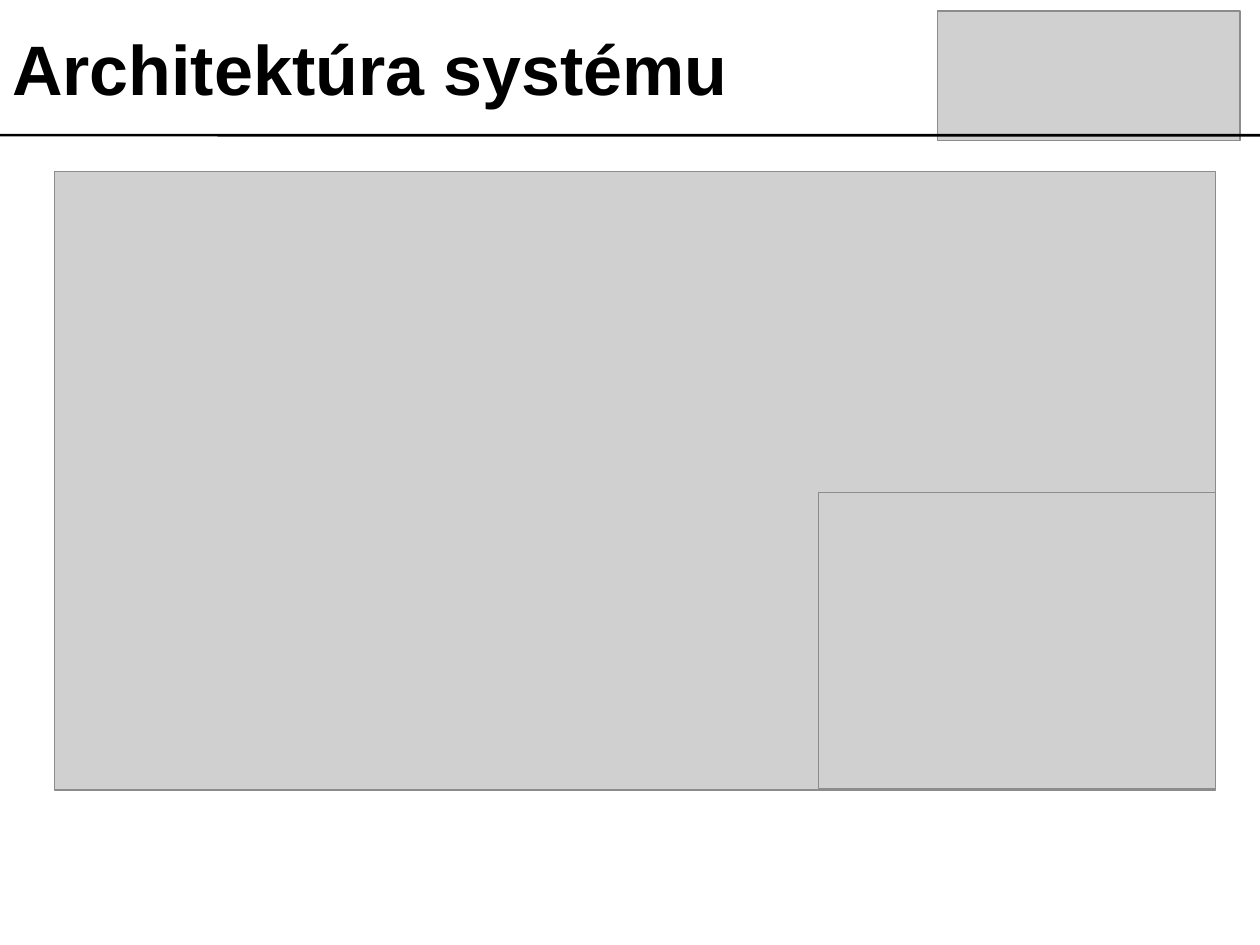
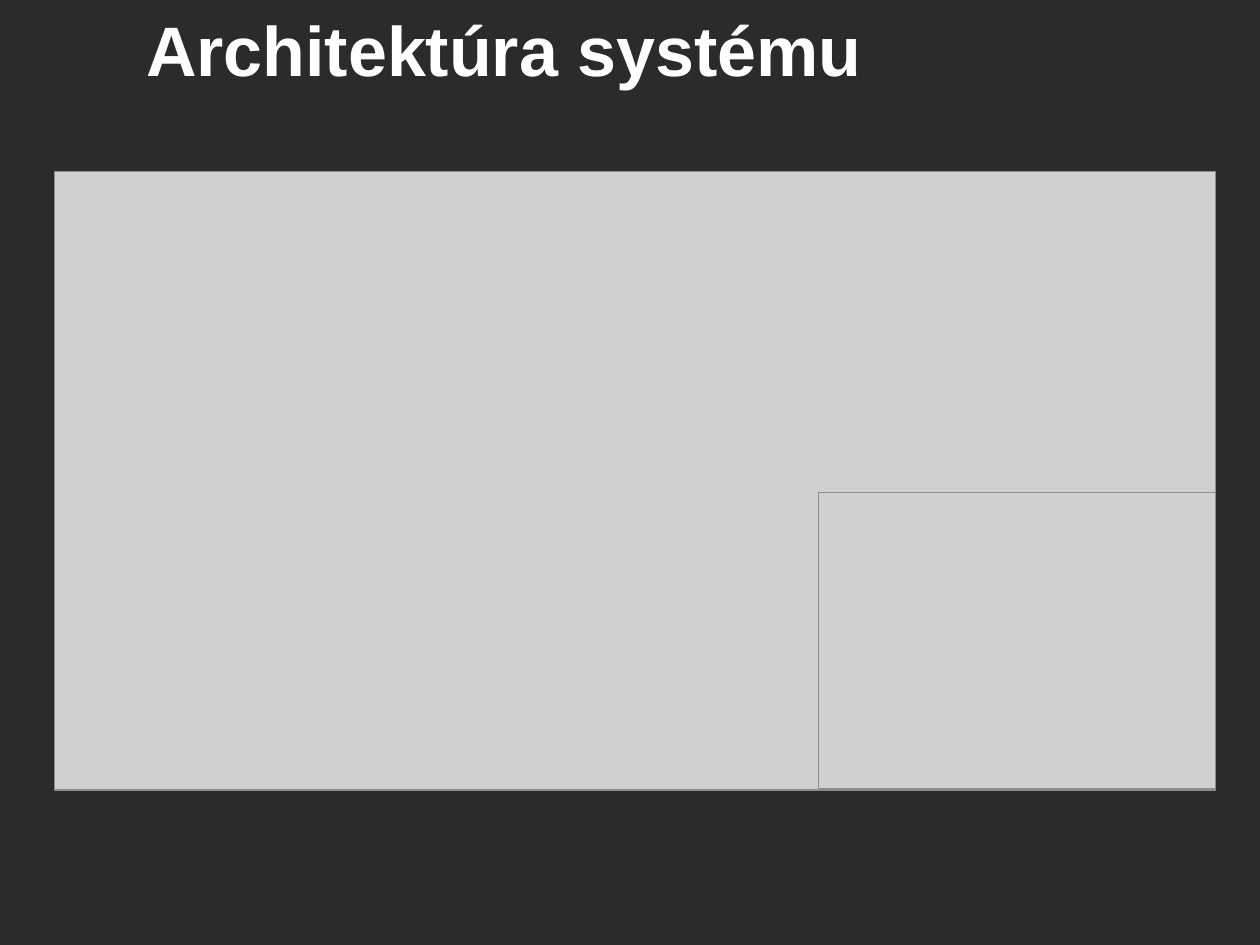
Before and after one commit to googlecode-mirror/timovy2007, a slide deck: slide 4 of doc/prezentacia/tech_presentation.ppt. Drawn at 1260x945 pixels with LibreOffice and Linux fonts; fonts in the diff are those of the drawing; grey boxes stand for pictures; background and template pictures are left out; a plain dark background stands for a picture behind light text. Boxes give left, top, right and bottom in pixels: in the first picture for what was removed or moved away, otherwise in the second. Text is boxed around its words. In the diff, an @@ line names an element or a change of style, - is before the commit and + after.

```diff
--- a/doc/prezentacia/tech_presentation.ppt
+++ b/doc/prezentacia/tech_presentation.ppt
@@ background #FFFFFF to picture (left out) @@
@@ text "Architektúra systému": place and size @@
-text "Architektúra systému" at <box>12,43,728,108</box>
+text "Architektúra systému" at <box>146,24,861,89</box>
@@ text "Architektúra systému" at <box>146,24,861,89</box>: text colour #000000 to #FFFFFF @@
@@ picture removed at <box>937,11,1240,141</box> @@
@@ line removed from (0, 135) to (1260, 135) @@
```
Also in this commit, not shown: 13 other slides changed, 1 slide added, 1 slide removed.
